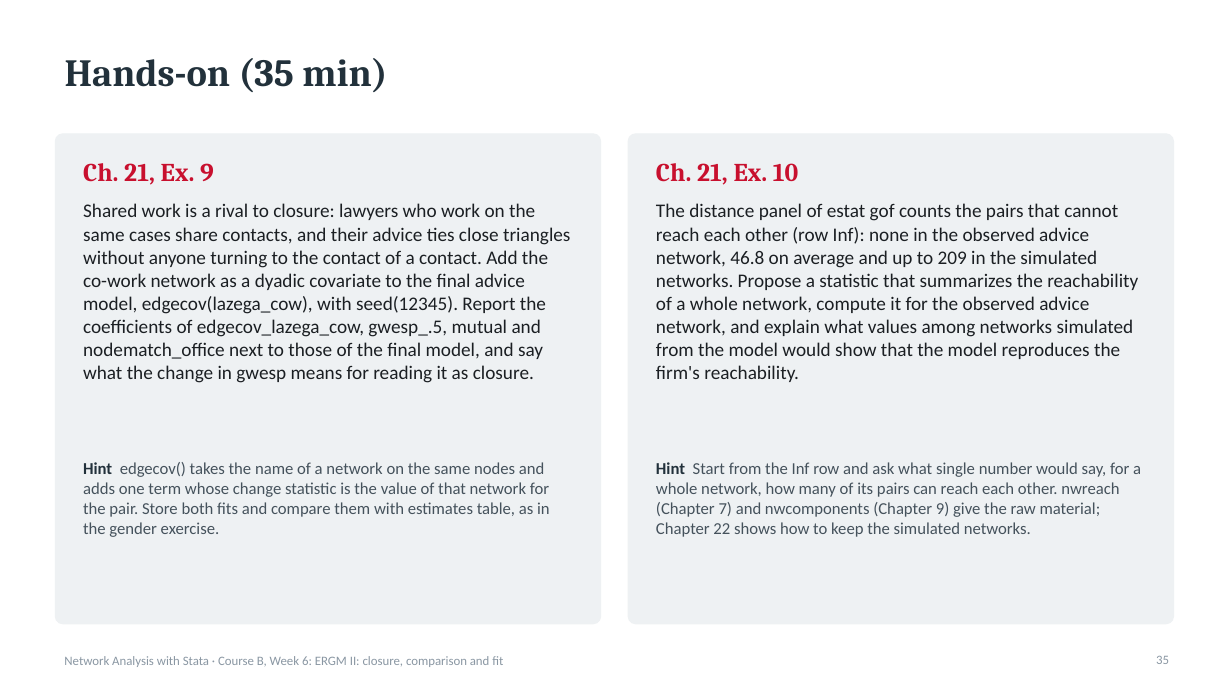
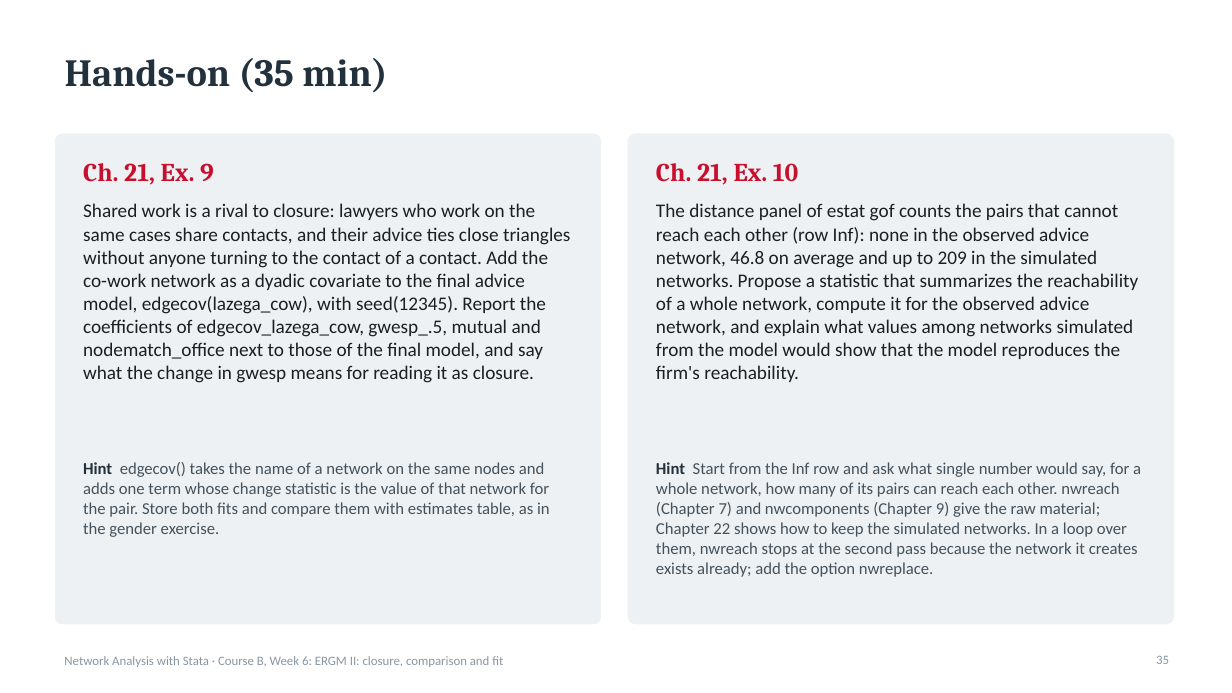
Before and after one commit to thomas-u-grund/nwcommands, a slide deck: slide 35 of website/book/teaching/slides/courseB_week06_ergm2_closure_fit.pptx. Drawn at 1232x693 pixels with LibreOffice and Linux fonts; fonts in the diff are those of the drawing. Boxes give left, top, right and bottom in pixels: in the first picture for what was removed or moved away, otherwise in the second. Text is boxed around its words. In the diff, an @@ line names an element or a change of style, - is before the commit and + after.

```diff
--- a/website/book/teaching/slides/courseB_week06_ergm2_closure_fit.pptx
+++ b/website/book/teaching/slides/courseB_week06_ergm2_closure_fit.pptx
@@ text at (656, 462, 1141, 577): text changed @@
-Hint Start from the Inf row and ask what single number would say, for a whole network, how many of its pairs can reach each other. nwreach (Chapter 7) and nwcomponents (Chapter 9) give the raw material; Chapter 22 shows how to keep the simulated networks.
+Hint Start from the Inf row and ask what single number would say, for a whole network, how many of its pairs can reach each other. nwreach (Chapter 7) and nwcomponents (Chapter 9) give the raw material; Chapter 22 shows how to keep the simulated networks. In a loop over them, nwreach stops at the second pass because the network it creates exists already; add the option nwreplace.
```
Also in this commit, not shown: 2 other slides changed, 53 other files.
